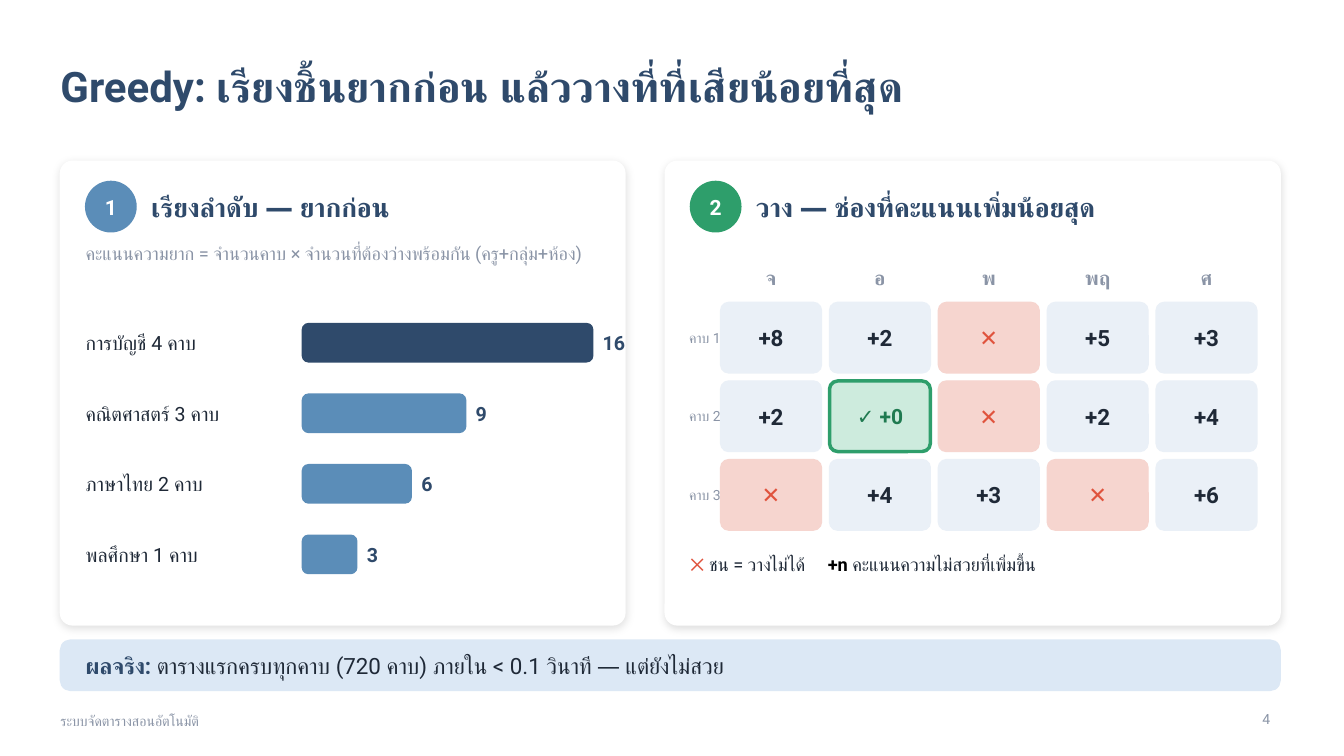
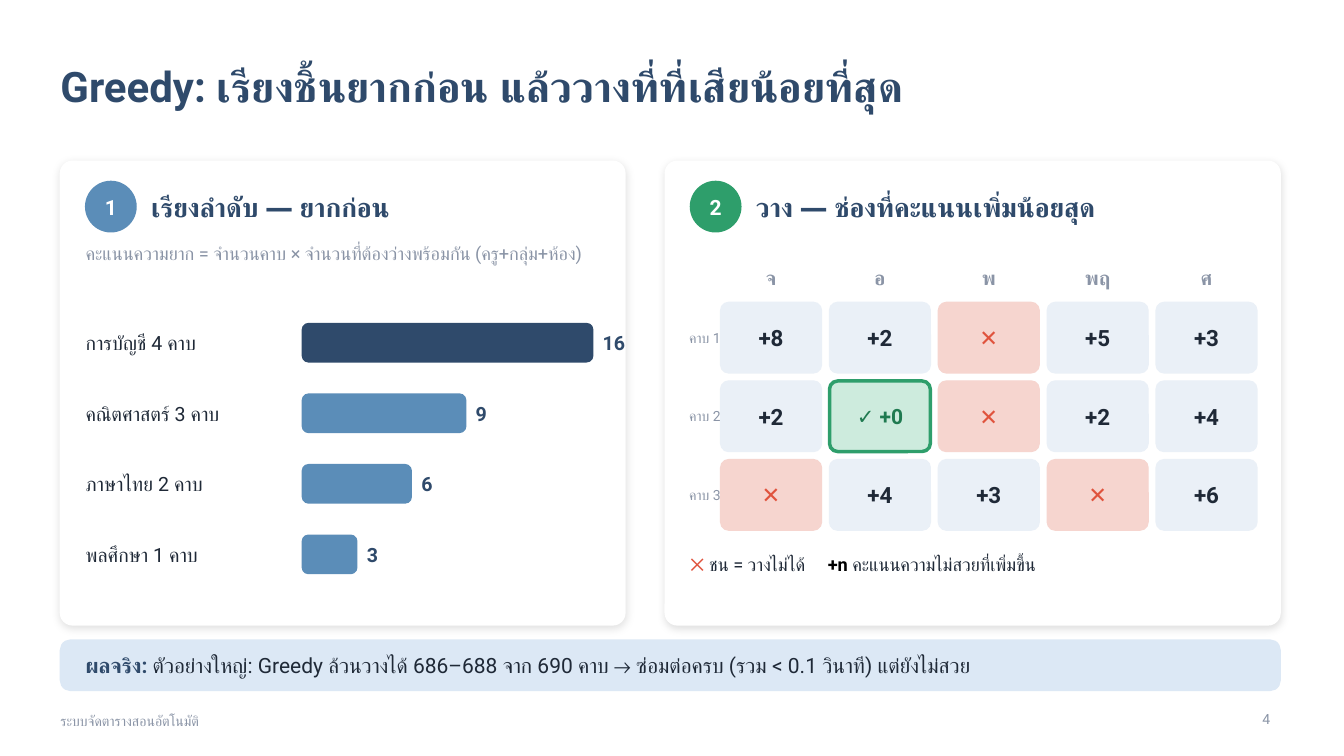
Before and after one commit to marnlop3-vcv/ttauto, a slide deck: slide 4 of docs/presentation/timetable-presentation.pptx. Drawn at 1344x756 pixels with LibreOffice and Linux fonts; fonts in the diff are those of the drawing. Boxes give left, top, right and bottom in pixels: in the first picture for what was removed or moved away, otherwise in the second. Text is boxed around its words. In the diff, an @@ line names an element or a change of style, - is before the commit and + after.

```diff
--- a/docs/presentation/timetable-presentation.pptx
+++ b/docs/presentation/timetable-presentation.pptx
@@ text at [86,657,971,679]: text changed; size 16 to 15 pt @@
-ผลจริง: ตารางแรกครบทุกคาบ (720 คาบ) ภายใน < 0.1 วินาที — แต่ยังไม่สวย
+ผลจริง: ตัวอย่างใหญ่: Greedy ล้วนวางได้ 686–688 จาก 690 คาบ → ซ่อมต่อครบ (รวม < 0.1 วินาที) แต่ยังไม่สวย
```
Also in this commit, not shown: 3 other slides changed, 16 other files.
